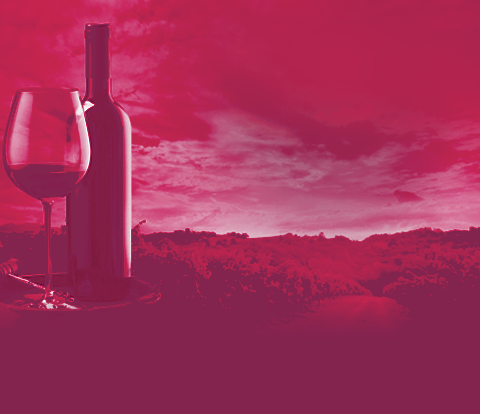
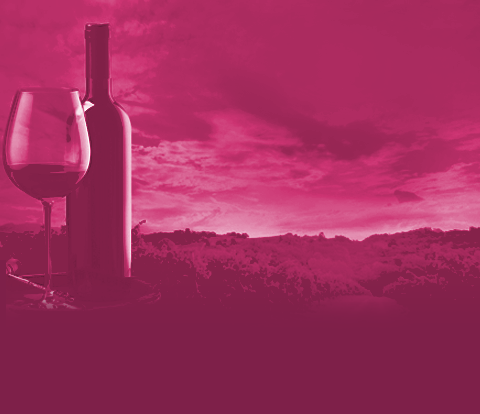
Comparing the layer stacks of the two 480x414 images. Changes:
painted on "Rectangle 1" over [0,260,480,414]
removed layer "Layer 5" over [151,0,480,195]
removed layer "Layer 6" over [92,268,169,336]
removed layer "Background copy" over [0,0,480,414]
painted on "Background" over [0,0,480,370]
